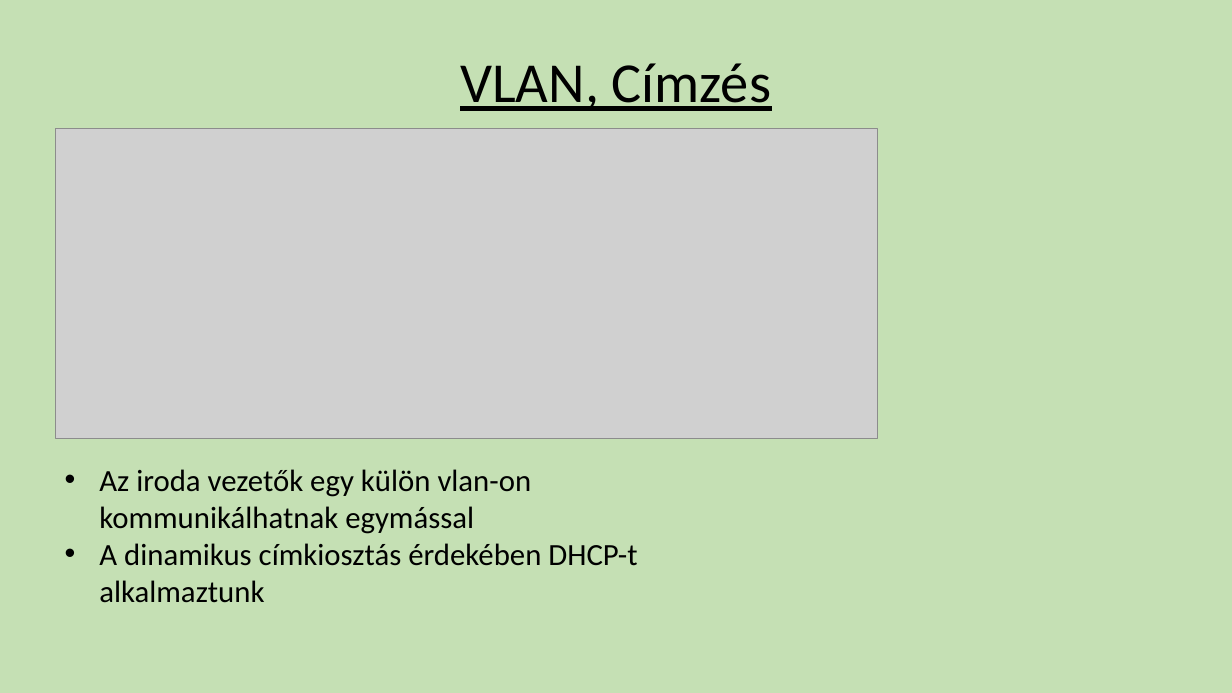
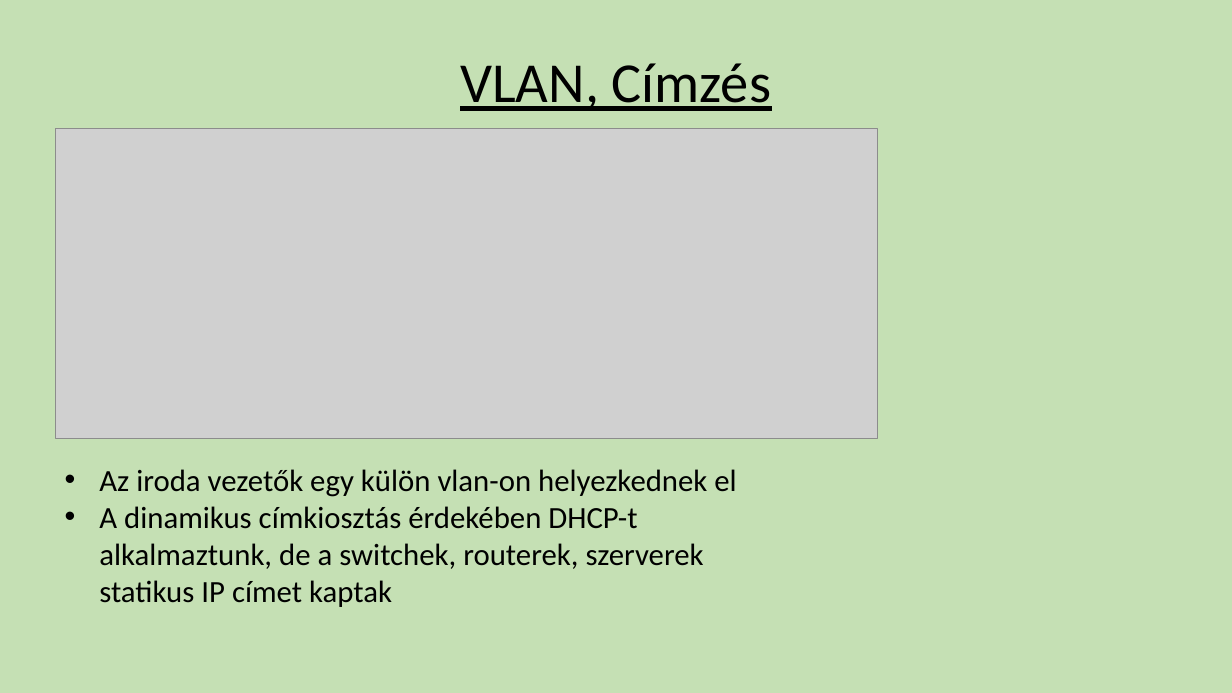
Before and after one commit to GyurosAdam/Niganyok, a slide deck: slide 10 of Hálózati Prezentáció.pptx. Drawn at 1232x693 pixels with LibreOffice and Linux fonts; fonts in the diff are those of the drawing; grey boxes stand for pictures; background and template pictures are left out. Boxes give left, top, right and bottom in pixels: in the first picture for what was removed or moved away, otherwise in the second. Text is boxed around its words. In the diff, an @@ line names an element or a change of style, - is before the commit and + after.

```diff
--- a/Hálózati Prezentáció.pptx
+++ b/Hálózati Prezentáció.pptx
@@ text at (99, 469, 736, 607): text changed @@
-• Az iroda vezetők egy külön vlan-on kommunikálhatnak egymással
-• A dinamikus címkiosztás érdekében DHCP-t alkalmaztunk
+• Az iroda vezetők egy külön vlan-on helyezkednek el
+• A dinamikus címkiosztás érdekében DHCP-t alkalmaztunk, de a switchek, routerek, szerverek statikus IP címet kaptak
```
Also in this commit, not shown: 5 other slides changed, 1 other file.
